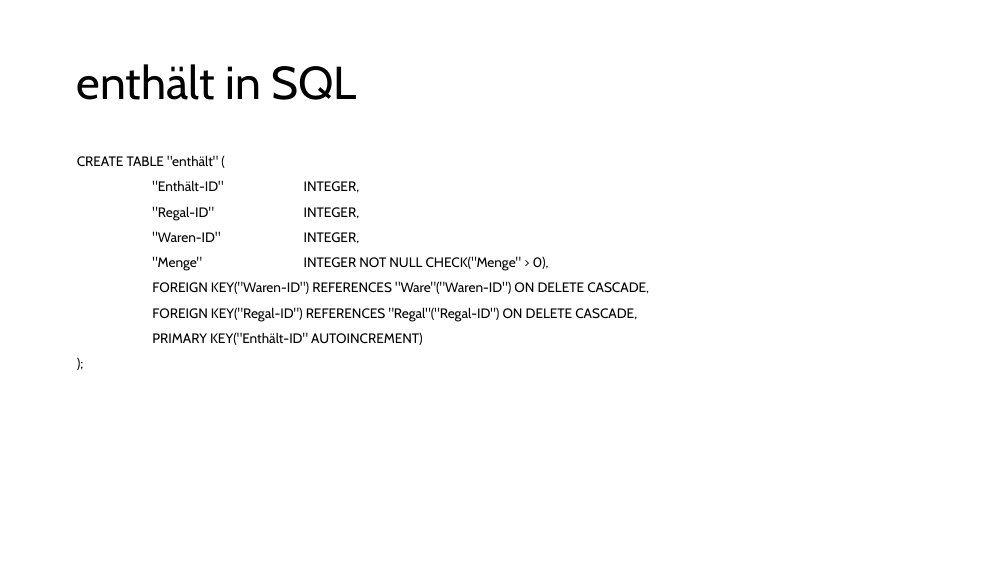
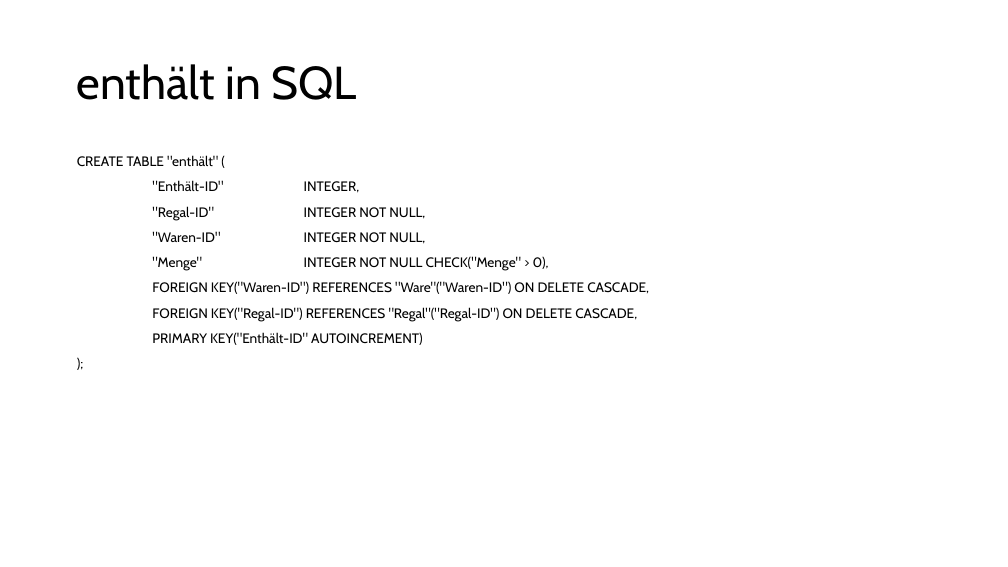
Before and after one commit to ChrisiCrafter27/SupermarketDatabase, a slide deck: slide 13 of src/resources/DatenbankProjektPräsi.pptx. Drawn at 1008x567 pixels with LibreOffice and Linux fonts; fonts in the diff are those of the drawing. Boxes give left, top, right and bottom in pixels: in the first picture for what was removed or moved away, otherwise in the second. Text is boxed around its words. In the diff, an @@ line names an element or a change of style, - is before the commit and + after.

```diff
--- a/src/resources/DatenbankProjektPräsi.pptx
+++ b/src/resources/DatenbankProjektPräsi.pptx
@@ text at (152, 206, 425, 244): text changed @@
-"Regal-ID" INTEGER,
-"Waren-ID" INTEGER,
+"Regal-ID" INTEGER NOT NULL,
+"Waren-ID" INTEGER NOT NULL,
```
Also in this commit, not shown: 1 other slide changed, 3 other files.
